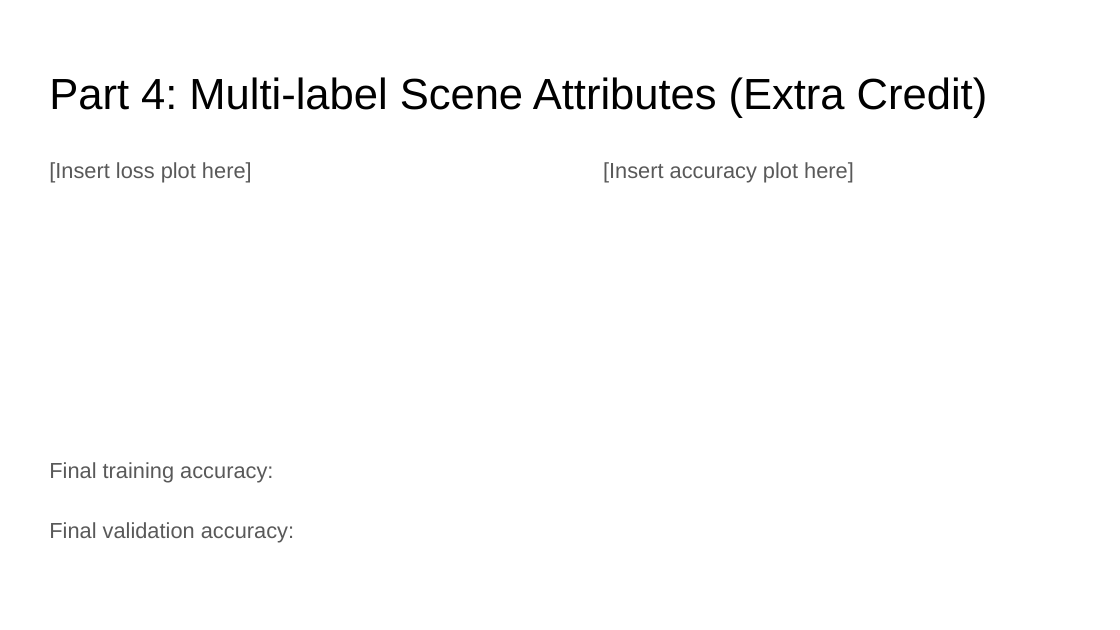
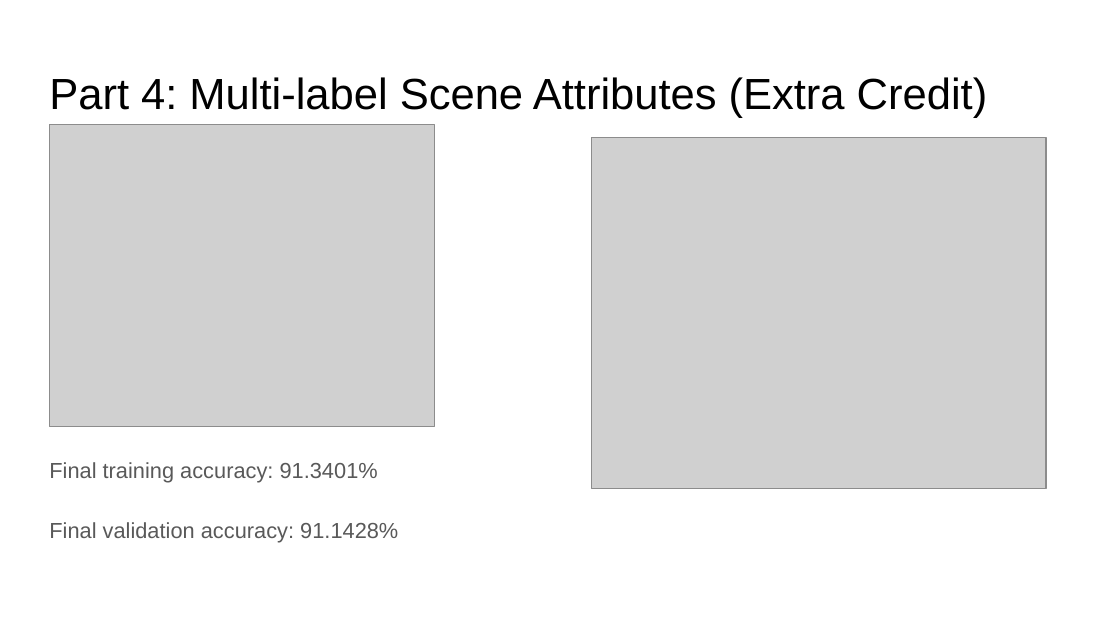
Before and after one commit to aashutoshav/Computer-Vision-Project-3, a slide deck: slide 11 of docs/proj3_report.pptx. Drawn at 1120x630 pixels with LibreOffice and Linux fonts; fonts in the diff are those of the drawing; grey boxes stand for pictures. Boxes give left, top, right and bottom in pixels: in the first picture for what was removed or moved away, otherwise in the second. Text is boxed around its words. In the diff, an @@ line names an element or a change of style, - is before the commit and + after.

```diff
--- a/docs/proj3_report.pptx
+++ b/docs/proj3_report.pptx
@@ picture added at <box>49,124,435,427</box> @@
@@ picture added at <box>591,138,1046,489</box> @@
@@ text removed at <box>603,162,854,182</box> @@
-[Insert accuracy plot here]
@@ text at <box>49,462,398,543</box>: text changed @@
-Final training accuracy:
-Final validation accuracy:
+Final training accuracy: 91.3401%
+Final validation accuracy: 91.1428%
```
Also in this commit, not shown: 11 other slides changed, 2 slides added, 2 slides removed, 2 other files.
